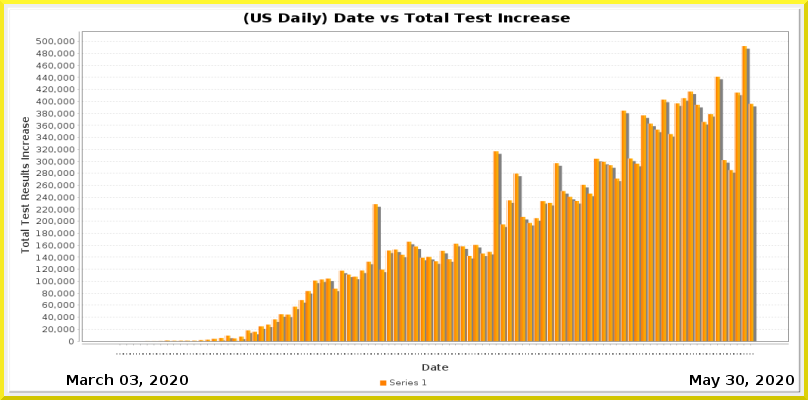
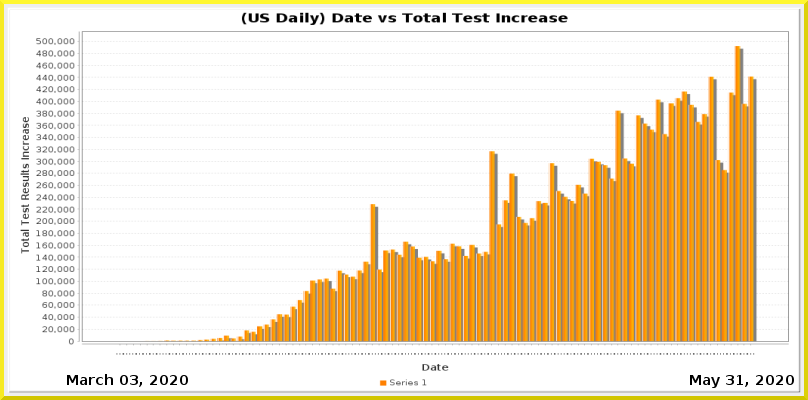
Layered file, before and after one edit (808×400). Changes by layer:
painted on "Current Date" over (736, 375, 744, 385)
painted on "Date_vs_TestIncrease.png" over (130, 12, 757, 355)
